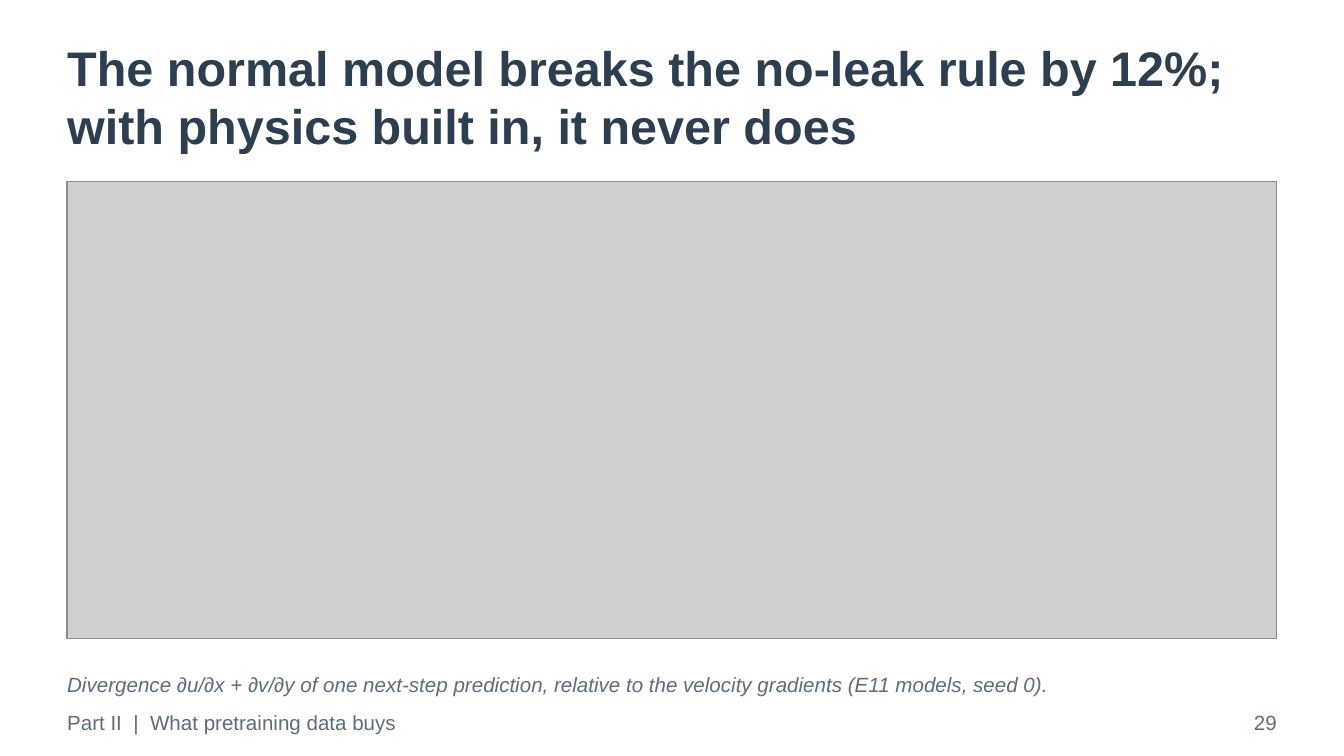
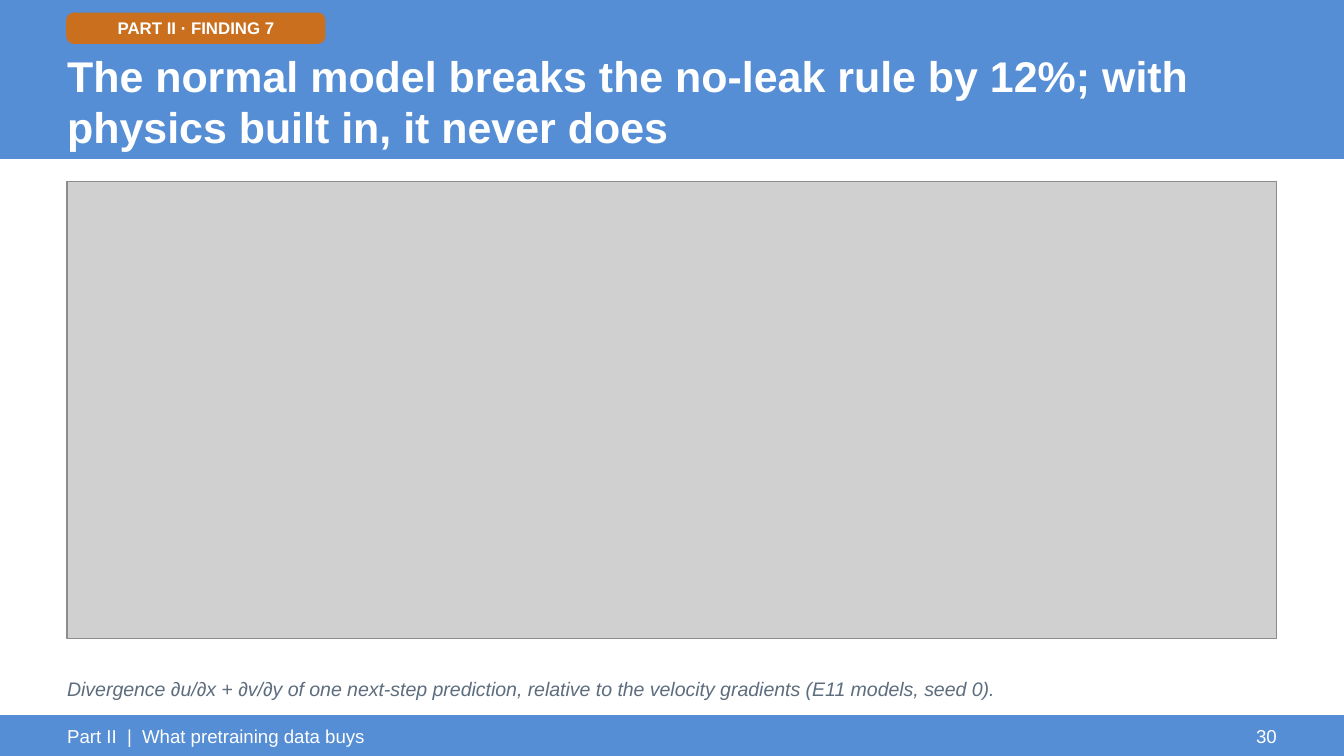
Before and after one commit to ARYAMANN7279/aurora-from-scratch-jax, a slide deck: slide 30 of UGP_Final/UGP_Final_Presentation.pptx (slide 29 before the commit). Drawn at 1344x756 pixels with LibreOffice and Linux fonts; fonts in the diff are those of the drawing; grey boxes stand for pictures. Boxes give left, top, right and bottom in pixels: in the first picture for what was removed or moved away, otherwise in the second. Text is boxed around its words. In the diff, an @@ line names an element or a change of style, - is before the commit and + after.

Commit message:
UGP_Final: deck restyled to the UGP-I/II look (light-blue covers, blue header band), approach/finding tags on every slide, Part I and Part II summary slides; unused figures and their code removed

```diff
--- a/UGP_Final/UGP_Final_Presentation.pptx
+++ b/UGP_Final/UGP_Final_Presentation.pptx
@@ rectangle added at (x1=0, y1=0, x2=1344, y2=159), fill #558ED5, outline #558ED5 1 pt @@
@@ rounded rectangle added at (x1=67, y1=13, x2=325, y2=43), fill #CA6F1E, outline #CA6F1E 1 pt @@
@@ text added at (x1=118, y1=22, x2=274, y2=34), 9 pt, text #FFFFFF, bold @@
+PART II · FINDING 7
@@ text "The normal model breaks the ..." moved from (x1=67, y1=51, x2=1223, y2=153) to (x1=67, y1=61, x2=1188, y2=152) @@
@@ text "The normal model breaks the ..." at (x1=67, y1=61, x2=1188, y2=152): size 26 to 23 pt, text colour #2C3E50 to #FFFFFF; vertical alignment top to middle @@
@@ text "Divergence ∂u/∂x + ∂v/∂y of ..." at (x1=67, y1=682, x2=995, y2=700): size 11 to 10.5 pt @@
@@ rectangle added at (x1=0, y1=716, x2=1344, y2=755), fill #558ED5, outline #558ED5 1 pt @@
@@ text removed at (x1=1254, y1=715, x2=1277, y2=730) @@
-29
@@ text "Part II | What pretraining ..." moved from (x1=67, y1=715, x2=395, y2=735) to (x1=67, y1=729, x2=364, y2=747) @@
@@ text "Part II | What pretraining ..." at (x1=67, y1=729, x2=364, y2=747): size 11 to 10 pt, text colour #5D6D7E to #FFFFFF @@
@@ text added at (x1=1256, y1=730, x2=1277, y2=743), 10 pt, text #FFFFFF @@
+30
```
Also in this commit, not shown: 37 other slides changed, 2 slides added, 15 other files.
